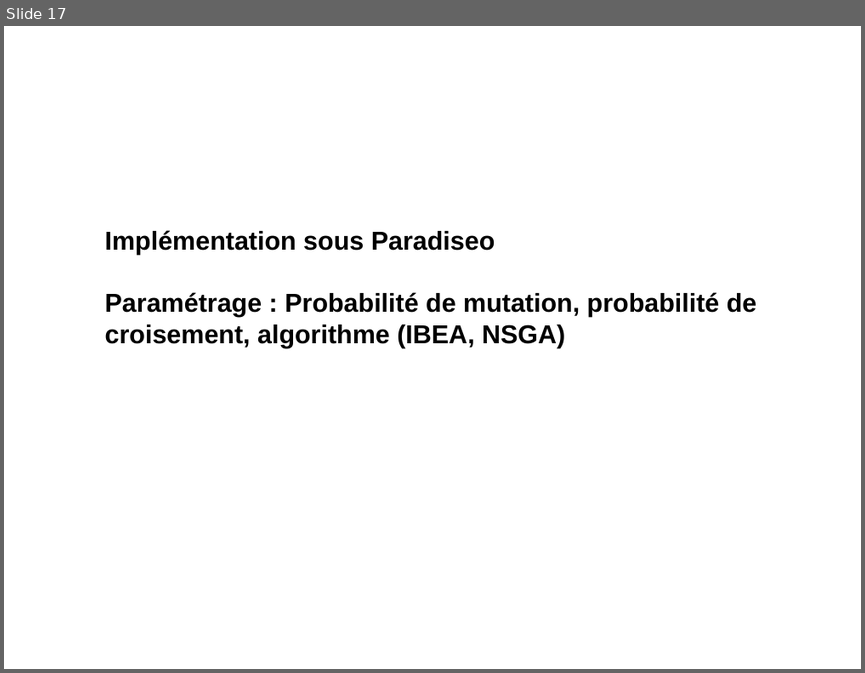
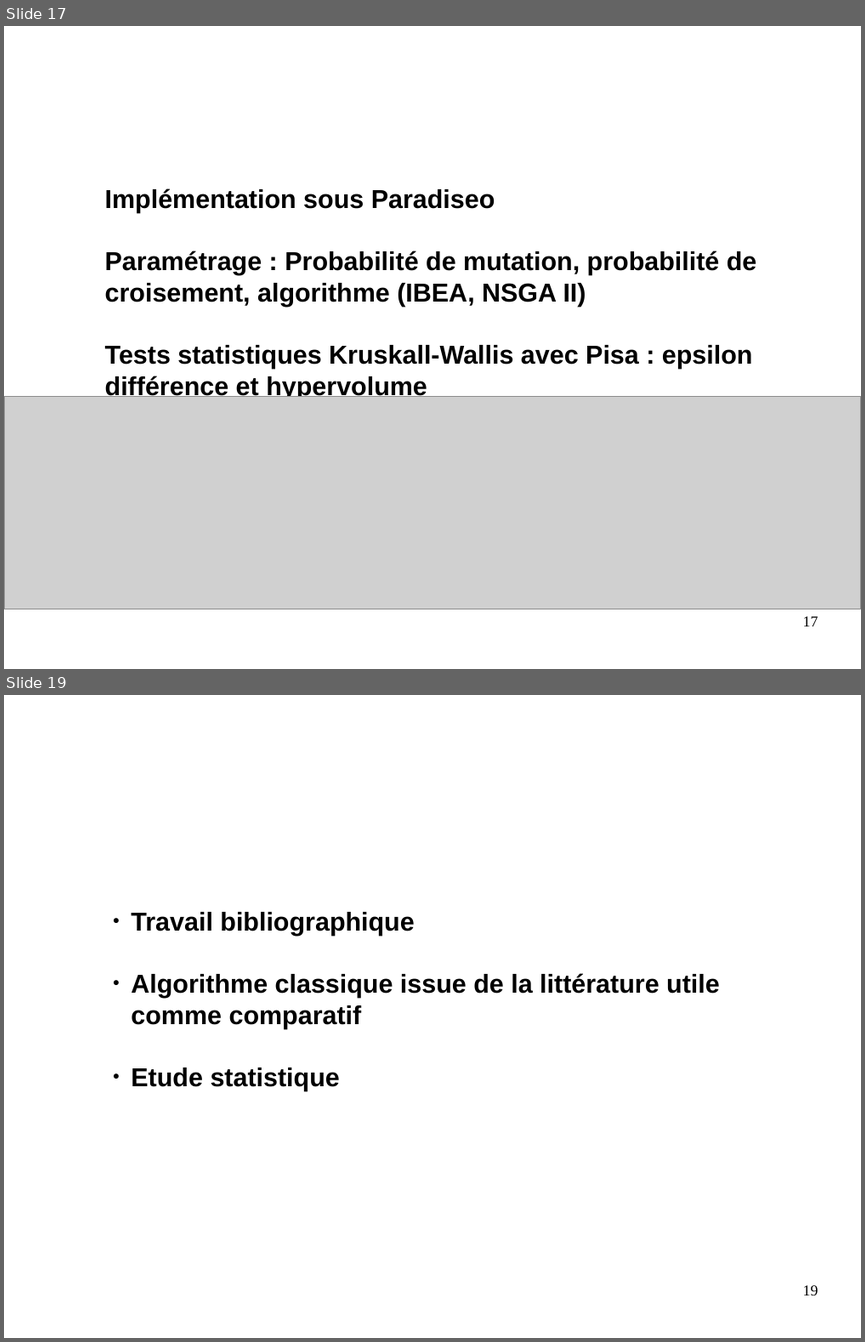
Before and after one commit to Tyboon/PFE, a slide deck: Presentation.odp. Shown one above the other, each under a label of ours: slide 17 before the commit, slides 17 and 19 after it; the slides between them are not shown. The pictures are 865x673 and 865x1342 pixels, drawn with LibreOffice and Linux fonts; fonts in the diff are those of the drawing; grey boxes stand for pictures; background and template pictures are left out. Boxes give left, top, right and bottom in pixels: in the first picture for what was removed or moved away, otherwise in the second. Text is boxed around its words. In the diff, an @@ line names an element or a change of style, - is before the commit and + after.

```diff
--- a/Presentation.odp
+++ b/Presentation.odp
@@ slide 19 added at <box>4,695,861,1338</box>, background #FFFFFF @@
@@ text added at <box>66,740,704,796</box>, 40 pt, text #FFFFFF, bold @@
+Conclusion
@@ text added at <box>131,912,720,1091</box>, 24 pt, text #000000, bold @@
+● Travail bibliographique
+● Algorithme classique issue de la littérature utile comme comparatif
+● Etude statistique
@@ page number added at <box>803,1285,818,1295</box>, 14 pt, text #000000 @@
+19
@@ slide 17 changed as well @@
@@ text "Implémentation sous Paradiseo": place and size @@
-text "Implémentation sous Paradiseo" at <box>105,230,757,348</box>
+text "Implémentation sous Paradiseo" at <box>105,188,757,397</box>
@@ text at <box>105,250,757,397</box>: text changed @@
-Paramétrage : Probabilité de mutation, probabilité de croisement, algorithme (IBEA, NSGA)
+Paramétrage : Probabilité de mutation, probabilité de croisement, algorithme (IBEA, NSGA II)
+Tests statistiques Kruskall-Wallis avec Pisa : epsilon différence et hypervolume
@@ picture added at <box>4,396,861,609</box> @@
@@ page number added at <box>803,616,818,626</box>, 14 pt, text #000000 @@
+17
```
Also in this commit, not shown: 15 other slides changed, 3 other slides added, 3 slides removed, 1 other file.
